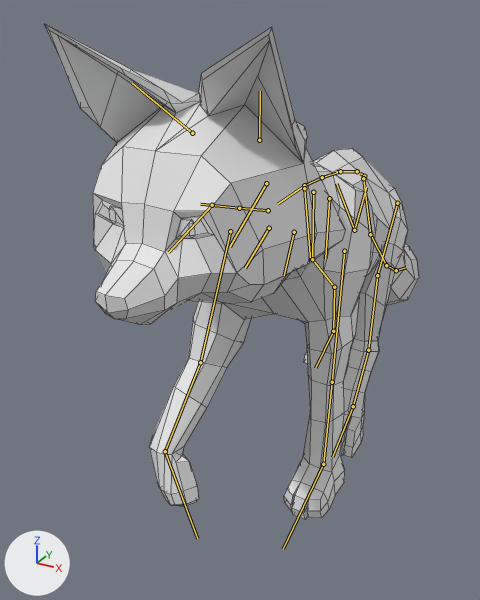
A saved change to the FBX model Assets/Prefabs/Generation/Entities/ArcticFox/ArcticFox.fbx.
Both versions are drawn from a 50 mm lens placed at (2.01, -5.03, 1.49), pointed at (-0.62, -0.25, -0.9). Arrows for +X, +Y and +Z are at lower left; the lights stay in place. Both versions are drawn at frame 12 of the action 'metarig|walk'; the numbers are the values there. The bones that bend it are drawn over the model as lines. Mesh edges are drawn as thin lines.

The first picture shows 'Fox'.
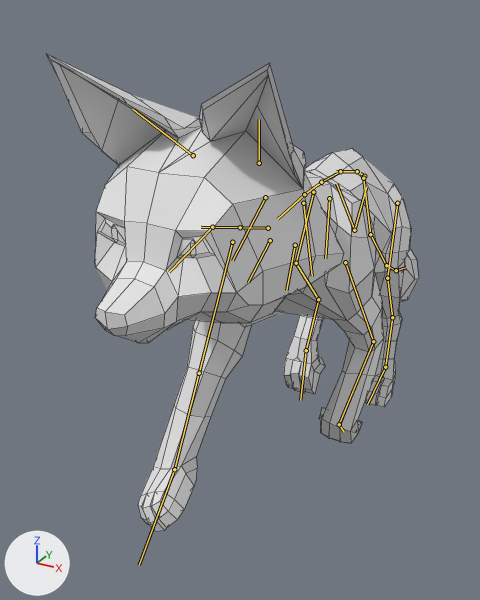
Changed parts and their boxes [x1, y1, x2, y2] in the pictures (480 x 600 px):
'Fox', posed: before [45, 24, 419, 520]; after [47, 54, 419, 531]
bone 'spine.006', root to tip: before (340, 171) to (322, 177); after (340, 171) to (321, 182)
bone 'spine.009', root to tip: before (268, 210) to (239, 208); after (268, 228) to (240, 227)
bone 'spine.011', root to tip: before (212, 205) to (168, 252); after (212, 227) to (169, 272)
bone 'front_thigh.L', root to tip: before (344, 251) to (332, 382); after (345, 262) to (373, 341)
bone 'front_shin.L', root to tip: before (332, 382) to (323, 464); after (373, 341) to (339, 424)
bone 'front_foot.L', root to tip: before (323, 464) to (283, 549); after (339, 424) to (344, 432)
bone 'front_thigh.R', root to tip: before (230, 231) to (200, 362); after (232, 242) to (199, 373)
bone 'front_shin.R', root to tip: before (200, 362) to (165, 451); after (199, 373) to (174, 469)
bone 'front_foot.R', root to tip: before (165, 451) to (197, 538); after (174, 469) to (139, 565)
bone 'thigh.L', root to tip: before (397, 203) to (377, 275); after (397, 203) to (387, 278)
bone 'shin.L', root to tip: before (377, 275) to (368, 350); after (387, 278) to (392, 317)
bone 'foot.L', root to tip: before (368, 350) to (353, 406); after (392, 317) to (385, 367)
bone 'toe.L', root to tip: before (353, 406) to (332, 457); after (385, 367) to (367, 404)
bone 'thigh.R', root to tip: before (313, 192) to (312, 259); after (313, 192) to (296, 263)
bone 'shin.R', root to tip: before (312, 259) to (334, 287); after (296, 263) to (318, 299)
bone 'foot.R', root to tip: before (334, 287) to (333, 331); after (318, 299) to (306, 350)
bone 'toe.R', root to tip: before (333, 331) to (315, 368); after (306, 350) to (300, 400)

The edits, one by one:
Bone 'spine.006' (bone_spine_006) turns from (-3, 0, 0) to (2, 0, 0) degrees about its own x, y and z.
Bone 'spine.009' (bone_spine_009) turns from (71, 0, 0) to (66, 0, 0) degrees about its own x, y and z.
Bone 'spine.011' (bone_spine_011) turns from (-25, 0, 0) to (-29, 0, 0) degrees about its own x, y and z.
Bone 'front_thigh.L' (bone_front_thigh_l) turns from (-5, 2, 0) to (26, 3, -4) degrees about its own x, y and z.
Bone 'front_shin.L' (bone_front_shin_l) turns from (13, 0, -3) to (-51, 5, 11) degrees about its own x, y and z.
Bone 'front_foot.L' (bone_front_foot_l) turns from (17, -1, 0) to (158, 2, -11) degrees about its own x, y and z.
Bone 'front_thigh.R' (bone_front_thigh_r) turns from (-25, 0, 2) to (-39, -2, 1) degrees about its own x, y and z.
Bone 'front_shin.R' (bone_front_shin_r) turns from (-19, -1, -5) to (13, 0, 3) degrees about its own x, y and z.
Bone 'front_foot.R' (bone_front_foot_r) turns from (133, -9, 38) to (48, 31, 17) degrees about its own x, y and z.
Bone 'thigh.L' (bone_thigh_l) turns from (-22, -1, 0) to (7, -1, 0) degrees about its own x, y and z.
Bone 'shin.L' (bone_shin_l) turns from (-16, 0, 0) to (-11, 0, 0) degrees about its own x, y and z.
Bone 'foot.L' (bone_foot_l) turns from (17, 0, 1) to (13, 0, 0) degrees about its own x, y and z.
Bone 'toe.L' (bone_toe_l) turns from (-30, 0, 0) to (8, -2, -1) degrees about its own x, y and z.
Bone 'thigh.R' (bone_thigh_r) turns from (19, 0, -1) to (-14, 0, 0) degrees about its own x, y and z.
Bone 'shin.R' (bone_shin_r) turns from (-12, 0, 0) to (14, 0, 0) degrees about its own x, y and z.
Bone 'foot.R' (bone_foot_r) turns from (13, 0, 0) to (-16, 0, 1) degrees about its own x, y and z.
Bone 'toe.R' (bone_toe_r) turns from (11, -1, -1) to (-79, 0, 0) degrees about its own x, y and z.
